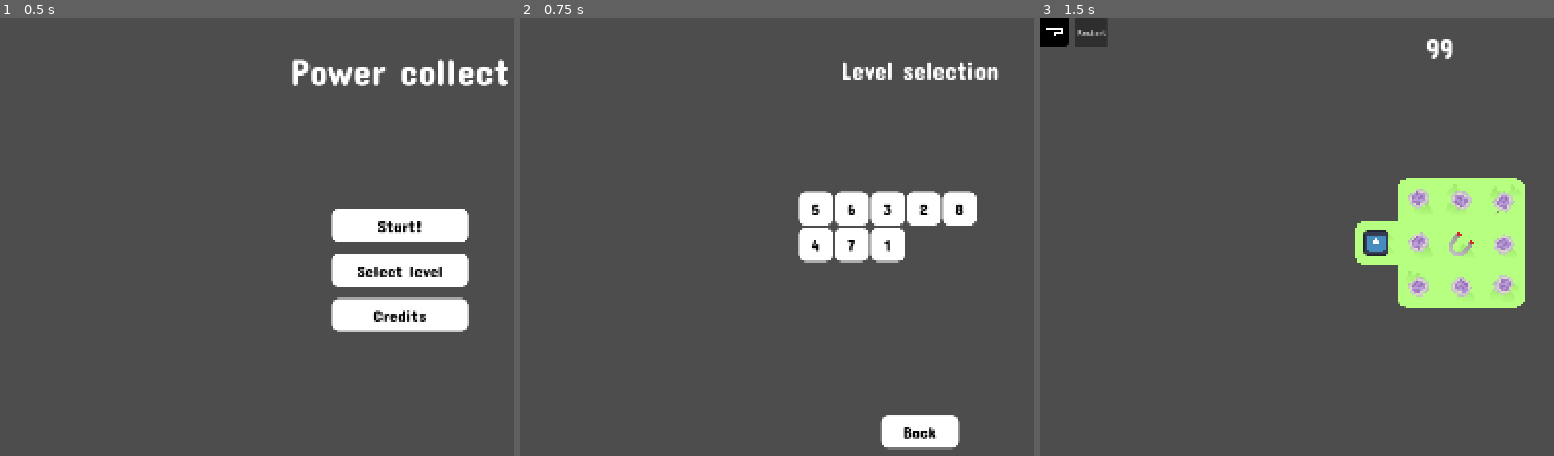
Above: before the commit, frames 1-3 (left to right).
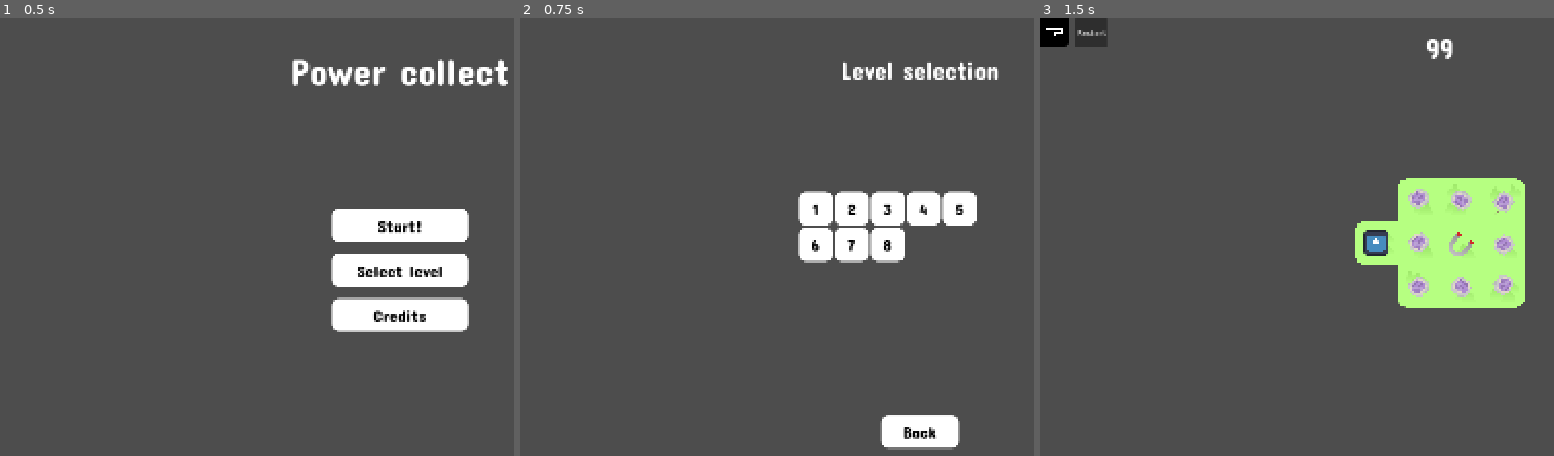
Above: after the commit, the same moments.

Repository: Sergueille/Collector
Game: Godot game, scene res://UI/menu_ui.tscn
Same seed, same stepped clock (60 frames per second), same inputs: the game is played once before the commit and once after it. The engine's default icon, where the game draws it, is replaced by a stand-in: a white triangle on a blue panel in a dark square.
Inputs:
- Up to frame 1 (0.5 s): no input
- Up to frame 2 (0.75 s): click "Select level" at 0.5 s
- Up to frame 3 (1.5 s): click "5" at 1.25 s

Frame 1 is identical in both runs. In frame 2, 0.2% of the frame differs, in the area x 56-87%, y 42-54%; in frame 3, nothing differs.

Commit message:
Boutons selection des level triés

Diff:
--- a/UI/level_selection.gd
+++ b/UI/level_selection.gd
@@ -4,25 +4,35 @@
 var play_button_scene := preload("res://UI/play_button_N.tscn")
 
 func _ready() -> void:
-	SceneSwitcher.current_scene_root = self
 	var levels_path := "res://levels"
 	var dir := DirAccess.open(levels_path)
+	var files: Array[String] = []
+
 	if dir:
 		dir.list_dir_begin()
 		var file_name = dir.get_next()
 		while file_name != "":
 			if not dir.current_is_dir() and file_name.ends_with(".txt"):
-				_create_level_button(file_name)
+				files.append(file_name)
 			file_name = dir.get_next()
 		dir.list_dir_end()
 
+	# Tri par numéro
+	files.sort_custom(func(a, b):
+		var num_a = int(a.get_basename().replace("niveau", ""))
+		var num_b = int(b.get_basename().replace("niveau", ""))
+		return num_a < num_b
+	)
+
+	# Création des boutons dans l'ordre
+	for file_name in files:
+		_create_level_button(file_name)
+
+
 func _create_level_button(file_name: String) -> void:
 	var play_button = play_button_scene.instantiate()
-
-
 	play_button.text = (file_name.get_basename()).replace("niveau", "")
 	$GridContainer.add_child(play_button)
-
 	# On capture le nom du fichier dans une lambda
 	play_button.pressed.connect(func():
 		_on_level_button_pressed(file_name))
